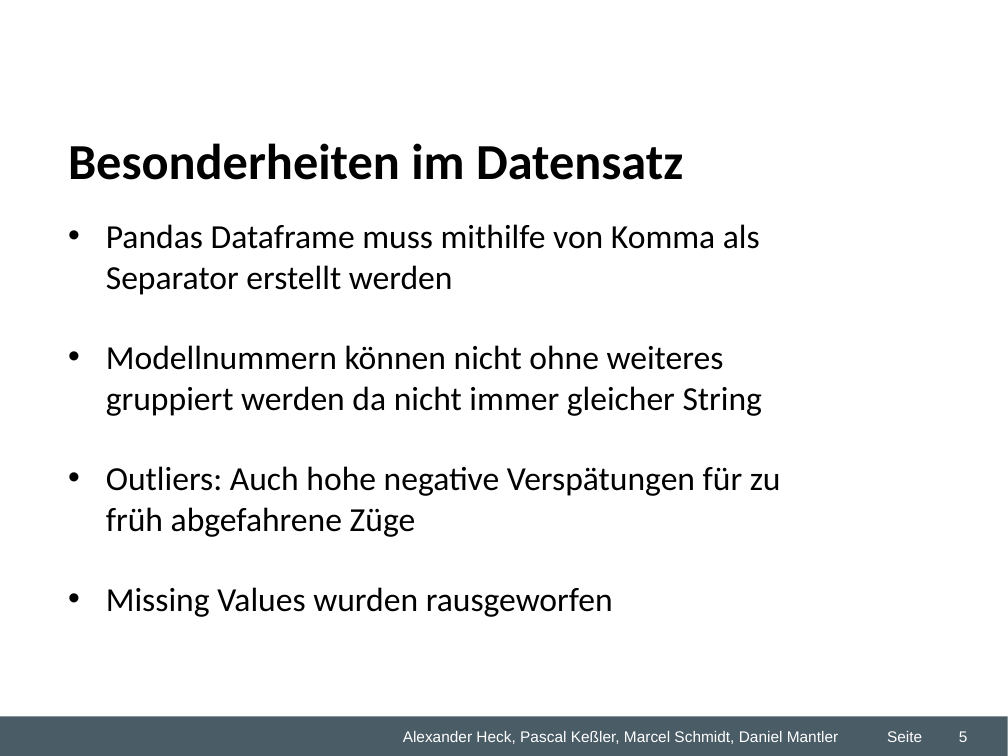
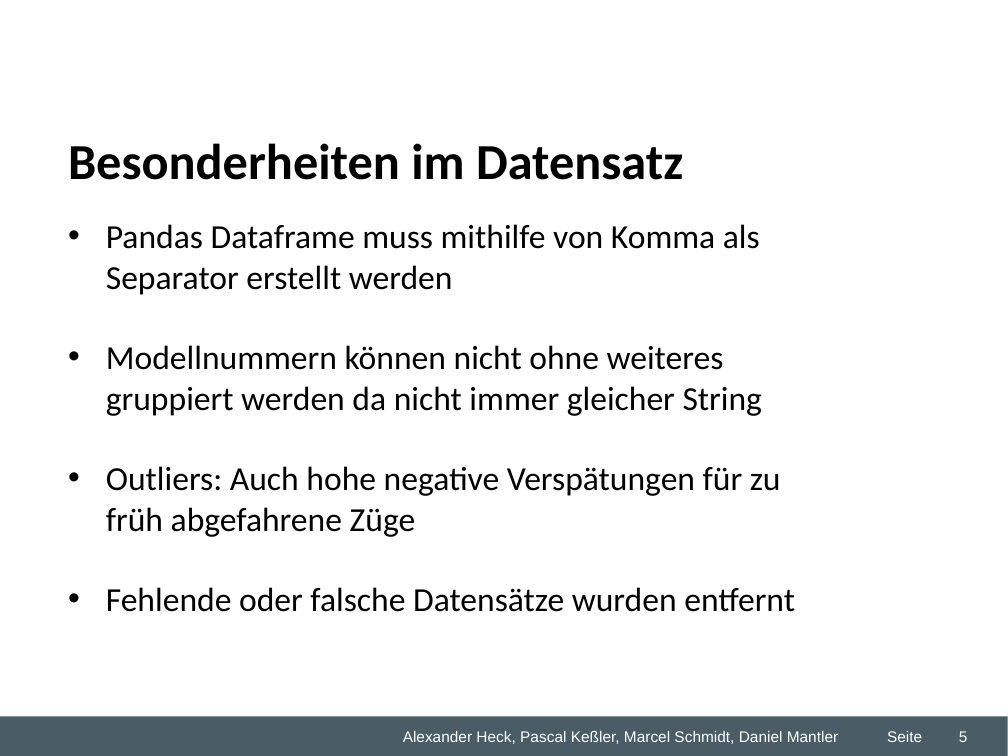
Before and after one commit to dmntlr/predictiveproject, a slide deck: slide 5 of Desktop/Studium/5. Semester/Predictive Analytics/Gruppenarbeit/WZ2 Predicitve Analytics Übung.ppt. Drawn at 1008x756 pixels with LibreOffice and Linux fonts; fonts in the diff are those of the drawing; background and template pictures are left out. Boxes give left, top, right and bottom in pixels: in the first picture for what was removed or moved away, otherwise in the second. Text is boxed around its words. In the diff, an @@ line names an element or a change of style, - is before the commit and + after.

```diff
--- a/Desktop/Studium/5. Semester/Predictive Analytics/Gruppenarbeit/WZ2 Predicitve Analytics Übung.ppt
+++ b/Desktop/Studium/5. Semester/Predictive Analytics/Gruppenarbeit/WZ2 Predicitve Analytics Übung.ppt
@@ text at (x1=106, y1=587, x2=795, y2=612): text changed @@
-• Missing Values wurden rausgeworfen
+• Fehlende oder falsche Datensätze wurden entfernt
```
Also in this commit, not shown: 2 other slides changed, 1 slide added, 1 slide removed, 1 other file.
